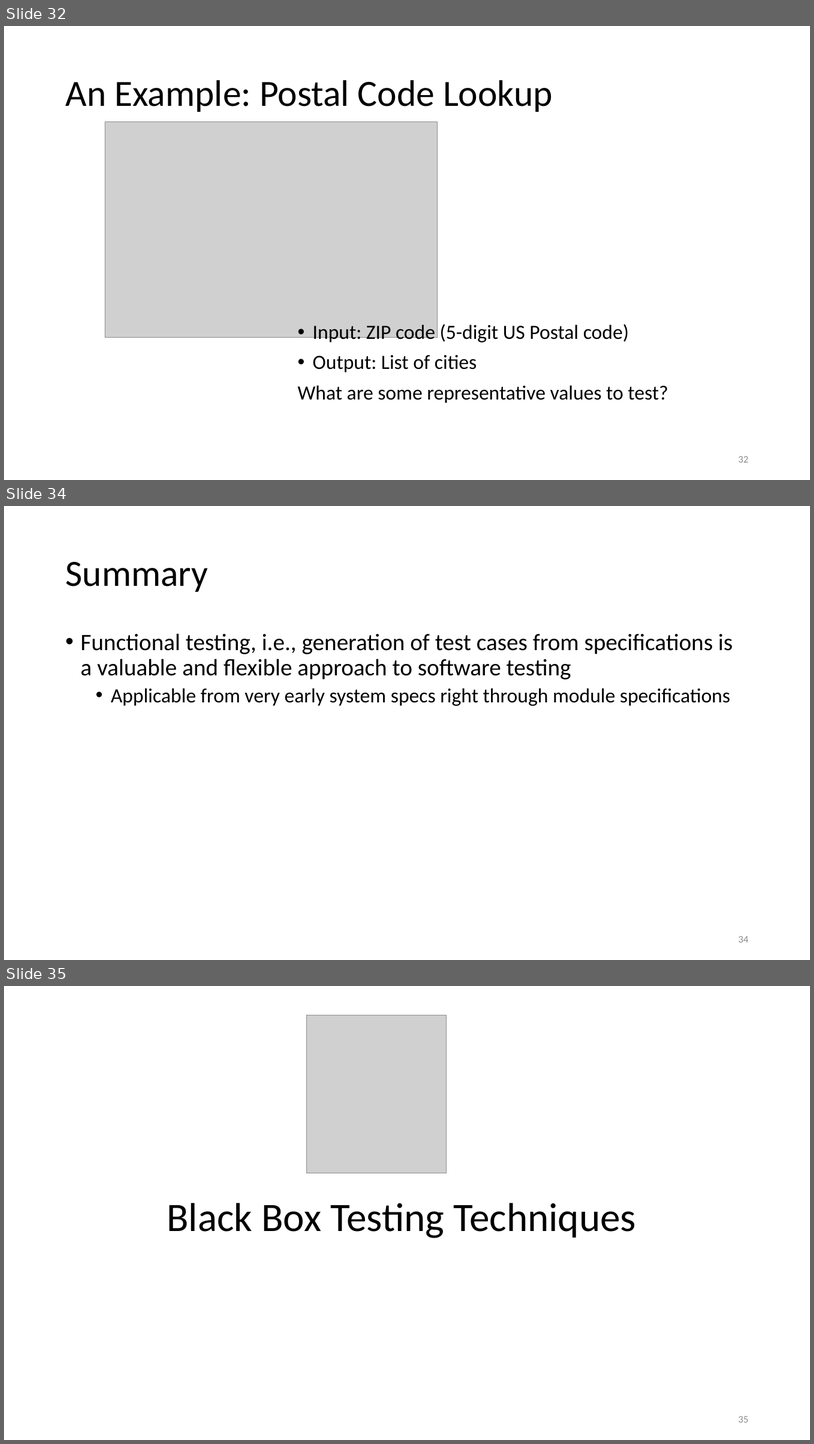
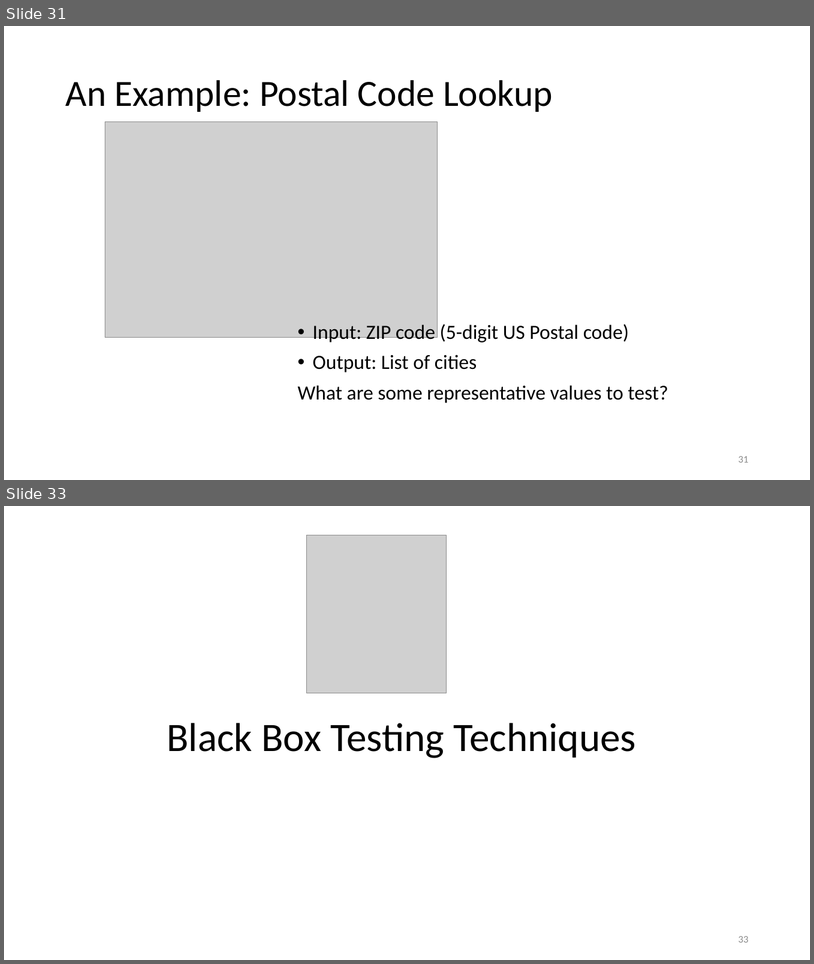
Before and after one commit to malenezi/malenezi, a slide deck: SE401/Lectures/6-Black Box Testing/Black Box Testing.pptx. Shown one above the other, each under a label of ours: slides 32, 34 and 35 before the commit, slides 31 and 33 after it; the slides between them are not shown. The pictures are 814x1444 and 814x964 pixels, drawn with LibreOffice and Linux fonts; fonts in the diff are those of the drawing; grey boxes stand for pictures. Boxes give left, top, right and bottom in pixels: in the first picture for what was removed or moved away, otherwise in the second. Text is boxed around its words. In the diff, an @@ line names an element or a change of style, - is before the commit and + after.

```diff
--- a/SE401/Lectures/6-Black Box Testing/Black Box Testing.pptx
+++ b/SE401/Lectures/6-Black Box Testing/Black Box Testing.pptx
@@ slide 34 removed at (x1=4, y1=506, x2=810, y2=960), background #FFFFFF @@
@@ title removed at (x1=65, y1=562, x2=208, y2=592) @@
-Summary
@@ text removed at (x1=81, y1=633, x2=733, y2=706) @@
-• Functional testing, i.e., generation of test cases from specifications is a valuable and flexible approach to software testing
-  • Applicable from very early system specs right through module specifications
@@ page number removed at (x1=738, y1=936, x2=749, y2=942) @@
-34
@@ what was slide 32 is now slide 31 @@
@@ page number at (x1=738, y1=456, x2=749, y2=462): text changed @@
-32
+31
@@ what was slide 35 is now slide 33 @@
@@ page number at (x1=738, y1=936, x2=749, y2=942): text changed @@
-35
+33
```
Also in this commit, not shown: 5 slides changed, 1 other slide removed.
